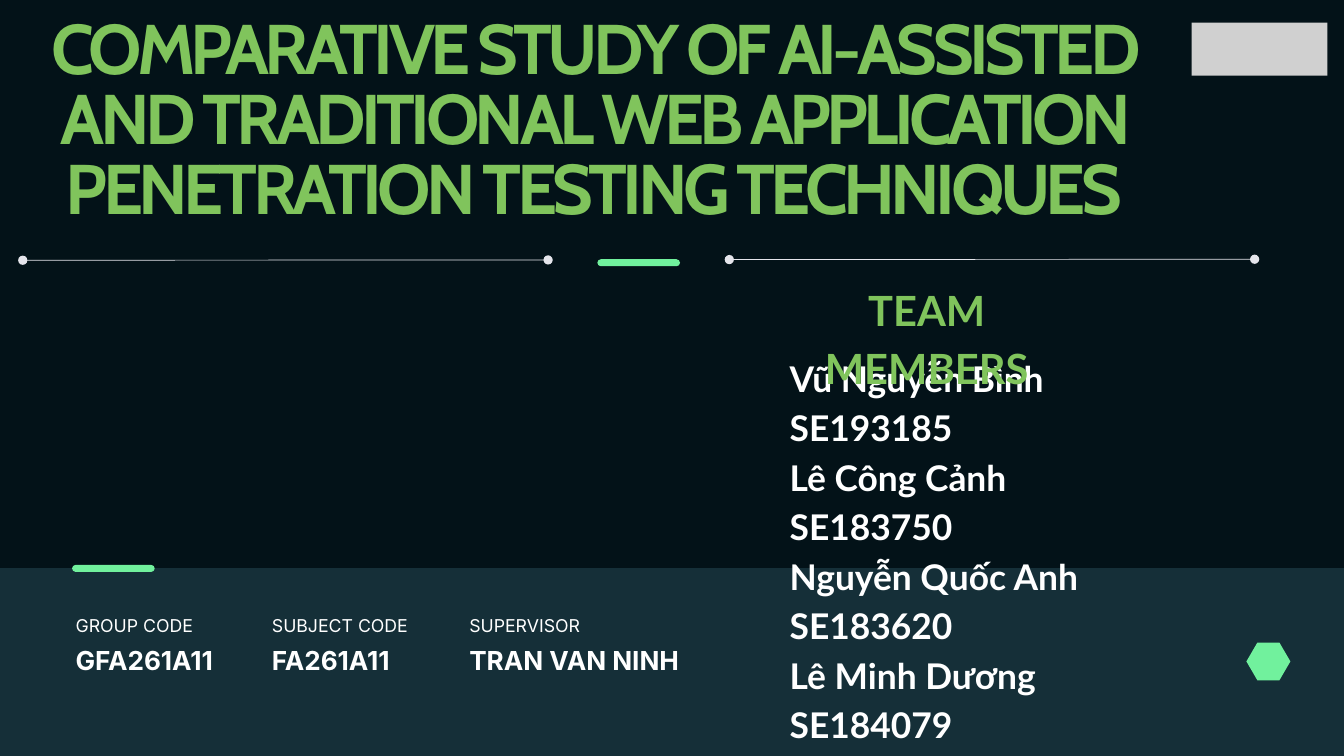
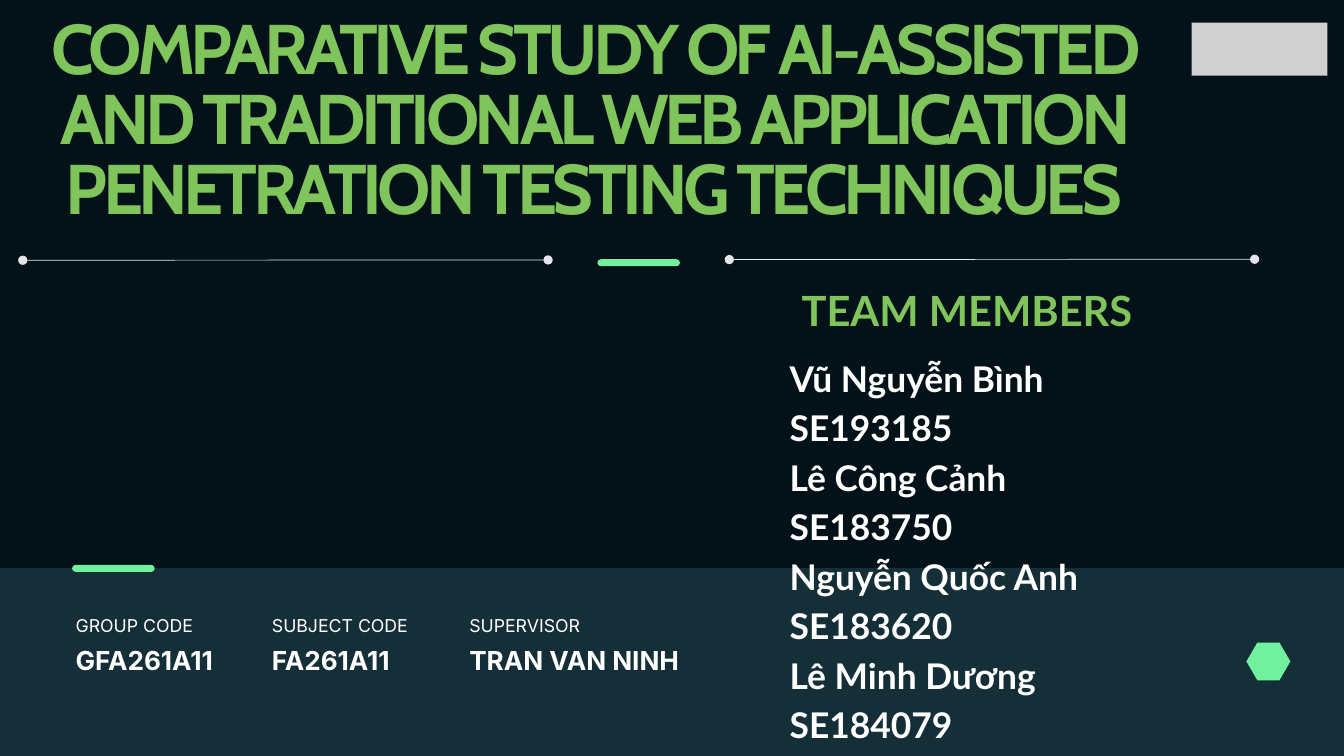
Before and after one commit to VuNguyenBinh/KLTN-FA26, a slide deck: slide 1 of Slide/KLTN FA26_Slide (1).pptx. Drawn at 1344x756 pixels with LibreOffice and Linux fonts; fonts in the diff are those of the drawing; grey boxes stand for pictures. Boxes give left, top, right and bottom in pixels: in the first picture for what was removed or moved away, otherwise in the second. Text is boxed around its words. In the diff, an @@ line names an element or a change of style, - is before the commit and + after.

```diff
--- a/Slide/KLTN FA26_Slide (1).pptx
+++ b/Slide/KLTN FA26_Slide (1).pptx
@@ text "TEAM MEMBERS" rewrapped from [825,296,1028,393] to [802,295,1132,327] @@
```
Also in this commit, not shown: 1 other file.
